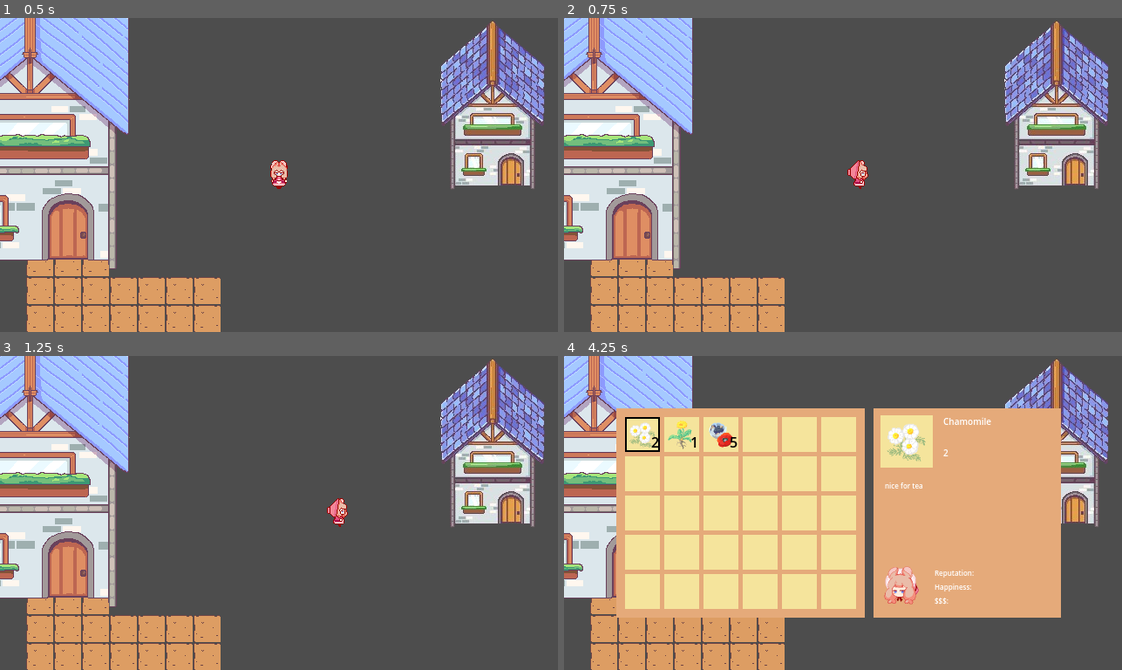
Above: before the commit, frames 1-4 (two rows, left to right).
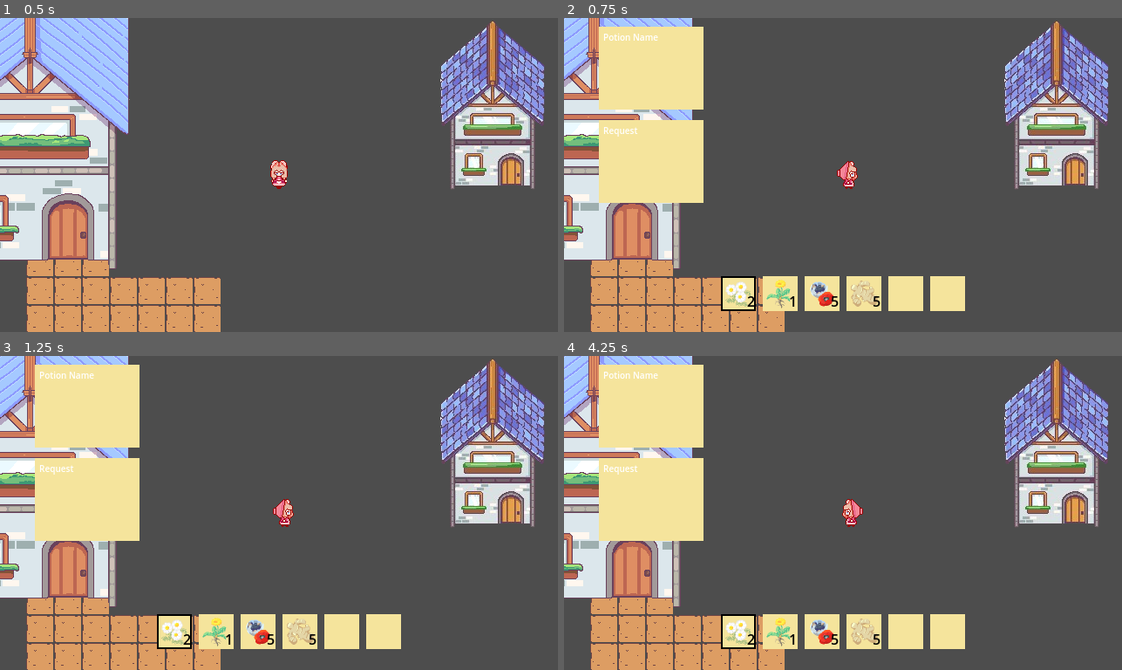
Above: after the commit, the same moments.

Repository: clara0/ApothecaryGame
Game: Godot game, scene res://scenes/main.tscn
The game is run twice, just before and just after one commit, with the same random seed, the same clock (stepped at 60 frames per second) and the same inputs.
Inputs:
- Up to frame 1 (0.5 s): no input
- Up to frame 2 (0.75 s): tap Enter at 0.5 s; hold D (right) from 0.53 s (still down); tap C (craft_temp, bound only after the commit) at 0.6 s
- Up to frame 3 (1.25 s): keep holding D (right)
- Up to frame 4 (4.25 s): release D (right) at 1.28 s; hold S (down) 1.28-2.03 s; tap C (craft_temp, bound only after the commit) every 0.75 s from 1.35 to 3.6 s; hold D (right) 2.03-2.78 s; hold W (up) 2.78-3.53 s; hold A (left) from 3.53 s (still down); tap I (inventory) at 4.15 s

Frame 1 is identical in both runs. In frame 2, 14% of the frame differs, in the area x 6-72%, y 2-94%; in frame 3, 14%; in frame 4, 56%, in the area x 6-90%, y 2-94%.

Commit message:
code for potion menu, can now scroll through ingredients

Diff:
--- /dev/null
+++ b/inventory/items/ginger.tres
@@ -0,0 +1,10 @@
+[gd_resource type="Resource" script_class="InvItem" load_steps=3 format=3 uid="uid://in2q71qq5f1y"]
+
+[ext_resource type="Script" path="res://inventory/inv_item.gd" id="1_f3wlk"]
+[ext_resource type="Texture2D" uid="uid://dxjvauxb7mysx" path="res://graphics/items/ginger.png" id="2_r4og3"]
+
+[resource]
+script = ExtResource("1_f3wlk")
+name = "ginger"
+texture = ExtResource("2_r4og3")
+desc = ""
--- a/inventory/mat_inv_player.tres
+++ b/inventory/mat_inv_player.tres
@@ -1,10 +1,11 @@
-[gd_resource type="Resource" script_class="Inv" load_steps=9 format=3 uid="uid://ccnc7pxrcbm6c"]
+[gd_resource type="Resource" script_class="Inv" load_steps=11 format=3 uid="uid://ccnc7pxrcbm6c"]
 
 [ext_resource type="Script" path="res://inventory/inv_slot.gd" id="1_cx3ad"]
 [ext_resource type="Resource" uid="uid://deywg2jc0fhke" path="res://inventory/items/chamomile.tres" id="2_r2dgo"]
 [ext_resource type="Script" path="res://inventory/inventory.gd" id="2_vtbwh"]
 [ext_resource type="Resource" uid="uid://dddicmhcggj45" path="res://inventory/items/dandelion.tres" id="3_0obwj"]
 [ext_resource type="Resource" uid="uid://dua6onebj674r" path="res://inventory/items/poppy.tres" id="4_sallm"]
+[ext_resource type="Resource" uid="uid://in2q71qq5f1y" path="res://inventory/items/ginger.tres" id="5_f2vrb"]
 
 [sub_resource type="Resource" id="Resource_vrrpd"]
 script = ExtResource("1_cx3ad")
@@ -21,7 +22,12 @@
 item = ExtResource("4_sallm")
 quant = 5
 
+[sub_resource type="Resource" id="Resource_f1jgs"]
+script = ExtResource("1_cx3ad")
+item = ExtResource("5_f2vrb")
+quant = 5
+
 [resource]
 script = ExtResource("2_vtbwh")
 name = ""
-inv_slots = Array[ExtResource("1_cx3ad")]([SubResource("Resource_vrrpd"), SubResource("Resource_k2exe"), SubResource("Resource_sp0gh")])
+inv_slots = Array[ExtResource("1_cx3ad")]([SubResource("Resource_vrrpd"), SubResource("Resource_k2exe"), SubResource("Resource_sp0gh"), SubResource("Resource_f1jgs")])
--- a/project.godot
+++ b/project.godot
@@ -70,3 +70,8 @@
 "events": [Object(InputEventKey,"resource_local_to_scene":false,"resource_name":"","device":-1,"window_id":0,"alt_press …(192 unchanged characters)…
 ]
 }
+craft_temp={
+"deadzone": 0.5,
+"events": [Object(InputEventKey,"resource_local_to_scene":false,"resource_name":"","device":-1,"window_id":0,"alt_pressed":false,"shift_pressed":false,"ctrl_pressed":false,"meta_pressed":false,"pressed":false,"keycode":0,"physical_keycode":67,"key_label":0,"unicode":99,"location":0,"echo":false,"script":null)
+]
+}
--- a/scenes/inventory/inv_detail.gd
+++ b/scenes/inventory/inv_detail.gd
@@ -15,7 +15,7 @@
 		image.texture = null
 		name_label.text = "There is Nothing Here"
 		quantity.text = "0"
-		desc.text = "N o t h i n g"
+		desc.text = "filler text filler text this shouldn't show up"
 		return
 	image.texture = slot.item.texture
 	name_label.text = slot.item.name
--- /dev/null
+++ b/scenes/menus/potion/ingredients.gd
@@ -0,0 +1,68 @@
+extends Control
+
+enum Action {
+	RIGHT,
+	LEFT,
+}
+
+const row_len: int = 6
+
+var focus_slot: int = 0
+var first_inv_item: int = 0 # inv item in first slot
+
+@onready var inv = preload("res://inventory/mat_inv_player.tres")
+@onready var slots = $GridContainer.get_children()
+
+
+# Called when the node enters the scene tree for the first time.
+func _ready() -> void:
+	pass # Replace with function body.
+
+
+# Called every frame. 'delta' is the elapsed time since the previous frame.
+func _process(delta: float) -> void:
+	pass
+
+
+func reset() -> void:
+	slots[focus_slot].focus_off()
+	focus_slot = 0
+	slots[focus_slot].focus_on()
+	first_inv_item = 0
+	update_slots()
+
+
+func update_slots()	 -> void:
+	var num_items: int = inv.inv_slots.size()
+	var i: int = first_inv_item
+	for s in slots:
+		if i >= num_items:
+			s.update(null)
+		else:
+			s.update(inv.inv_slots[i])
+		i += 1
+
+
+func browse(action: Action) -> void:
+	var old_slot: int = focus_slot
+	match action:
+		Action.RIGHT:
+			focus_slot += 1
+		Action.LEFT:
+			focus_slot -= 1
+
+	if focus_slot < 0:
+		if first_inv_item != 0:
+			first_inv_item -= 1
+			update_slots()
+		focus_slot = 0
+	elif focus_slot >= row_len:
+		if first_inv_item + row_len - 1 < inv.inv_slots.size():
+			first_inv_item += 1
+			update_slots()
+		focus_slot = row_len - 1
+	elif focus_slot >= inv.inv_slots.size():
+		focus_slot -= 1
+
+	slots[old_slot].focus_off()
+	slots[focus_slot].focus_on()
--- a/scenes/menus/potion/ingredients.tscn
+++ b/scenes/menus/potion/ingredients.tscn
@@ -5,7 +5,7 @@
 [node name="Ingredients" type="Control"]
 layout_mode = 3
 anchors_preset = 0
-offset_right = 290.0
+offset_right = 300.0
 offset_bottom = 60.0
 
 [node name="Background" type="NinePatchRect" parent="."]
@@ -20,9 +20,9 @@
 anchor_top = 0.5
 anchor_right = 0.5
 anchor_bottom = 0.5
-offset_left = -145.0
+offset_left = -140.0
 offset_top = -20.0
-offset_right = 135.0
+offset_right = 140.0
 offset_bottom = 20.0
 grow_horizontal = 2
 grow_vertical = 2
--- /dev/null
+++ b/scenes/menus/potion/potion_craft_menu.gd
@@ -0,0 +1,43 @@
+extends Control
+
+
+var is_open: bool = false
+@onready var ingredients: Control = $MarginContainer/VSplitContainer/Ingredients
+
+
+# Called when the node enters the scene tree for the first time.
+func _ready() -> void:
+	close()
+
+
+# Called every frame. 'delta' is the elapsed time since the previous frame.
+func _process(delta: float) -> void:
+	# CRAFT MENU SHOULD NOT BE OPENED BY KEY, TESTING PURPOSES ONLY
+	if Input.is_action_just_pressed("craft_temp"):
+		if is_open:
+			close()
+		else:
+			open()
+
+	if is_open:
+		if Input.is_action_just_pressed("right"):
+			ingredients.browse(ingredients.Action.RIGHT)
+		if Input.is_action_just_pressed("left"):
+			ingredients.browse(ingredients.Action.LEFT)
+
+
+func close() -> void:
+	process_mode = Node.PROCESS_MODE_INHERIT
+	get_tree().paused = false
+	visible = false
+	is_open = false
+
+
+func open() -> void:
+	process_mode = Node.PROCESS_MODE_ALWAYS
+	get_tree().paused = true
+
+	ingredients.reset()
+
+	visible = true
+	is_open = true
--- a/scenes/menus/potion/potion_craft_menu.tscn
+++ b/scenes/menus/potion/potion_craft_menu.tscn
@@ -1,8 +1,10 @@
-[gd_scene load_steps=4 format=3 uid="uid://hoh6415bdbik"]
+[gd_scene load_steps=6 format=3 uid="uid://hoh6415bdbik"]
 
+[ext_resource type="Script" path="res://scenes/menus/potion/potion_craft_menu.gd" id="1_3ri03"]
 [ext_resource type="PackedScene" uid="uid://ci7tgjpkfvwpw" path="res://scenes/menus/potion/ingredients.tscn" id="1_55jro"]
 [ext_resource type="Texture2D" uid="uid://c68y3kmdv6gci" path="res://graphics/ui/sad_inv_bgd.png" id="1_uhppn"]
 [ext_resource type="PackedScene" uid="uid://itee0yhi1hk3" path="res://scenes/menus/potion/objective.tscn" id="2_qip6n"]
+[ext_resource type="Script" path="res://scenes/menus/potion/ingredients.gd" id="4_hheok"]
 
 [node name="PotionCraftMenu" type="Control"]
 layout_mode = 3
@@ -11,6 +13,7 @@
 anchor_bottom = 1.0
 grow_horizontal = 2
 grow_vertical = 2
+script = ExtResource("1_3ri03")
 
 [node name="Background" type="NinePatchRect" parent="."]
 layout_mode = 1
@@ -56,3 +59,4 @@
 layout_mode = 2
 size_flags_horizontal = 4
 size_flags_vertical = 4
+script = ExtResource("4_hheok")
